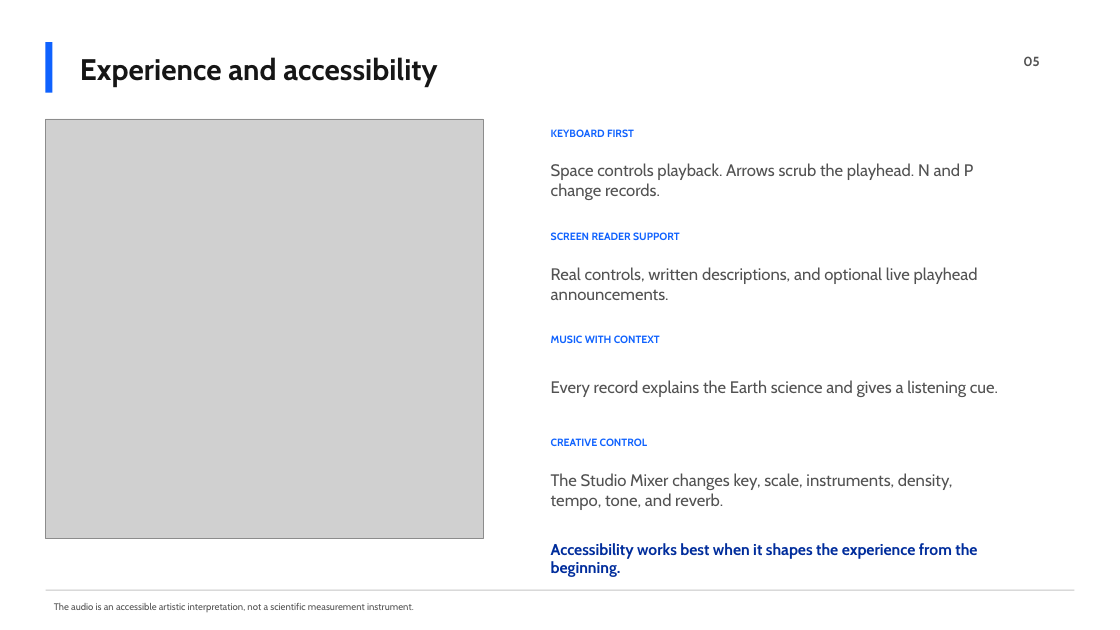
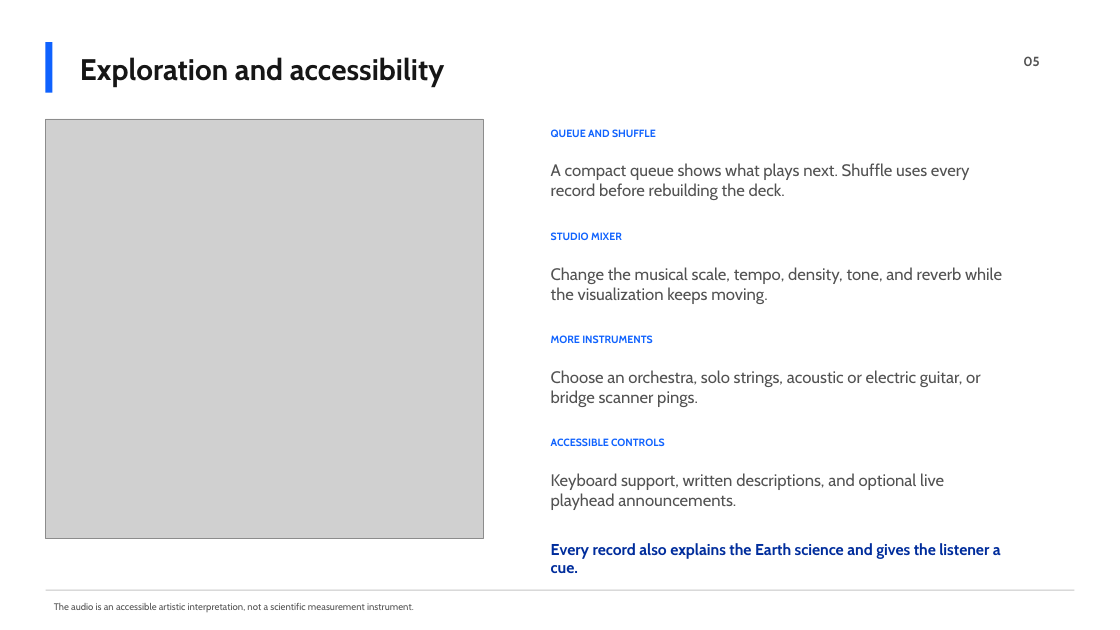
Before and after one commit to fumbles/spaceapps-earth-information-jukebox, a slide deck: slide 5 of earth-information-jukebox-student-pitch.pptx. Drawn at 1120x630 pixels with LibreOffice and Linux fonts; fonts in the diff are those of the drawing; grey boxes stand for pictures. Boxes give left, top, right and bottom in pixels: in the first picture for what was removed or moved away, otherwise in the second. Text is boxed around its words. In the diff, an @@ line names an element or a change of style, - is before the commit and + after.

```diff
--- a/earth-information-jukebox-student-pitch.pptx
+++ b/earth-information-jukebox-student-pitch.pptx
@@ text at <box>80,57,444,86</box>: text changed @@
-Experience and accessibility
+Exploration and accessibility
@@ text at <box>551,129,656,137</box>: text changed @@
-KEYBOARD FIRST
+QUEUE AND SHUFFLE
@@ text at <box>551,163,970,200</box>: text changed @@
-Space controls playback. Arrows scrub the playhead. N and P change records.
+A compact queue shows what plays next. Shuffle uses every record before rebuilding the deck.
@@ text at <box>551,232,622,240</box>: text changed @@
-SCREEN READER SUPPORT
+STUDIO MIXER
@@ text at <box>551,267,1002,304</box>: text changed @@
-Real controls, written descriptions, and optional live playhead announcements.
+Change the musical scale, tempo, density, tone, and reverb while the visualization keeps moving.
@@ text at <box>551,335,652,343</box>: text changed @@
-MUSIC WITH CONTEXT
+MORE INSTRUMENTS
@@ text at <box>551,370,981,407</box>: text changed @@
-Every record explains the Earth science and gives a listening cue.
+Choose an orchestra, solo strings, acoustic or electric guitar, or bridge scanner pings.
@@ text at <box>551,438,664,446</box>: text changed @@
-CREATIVE CONTROL
+ACCESSIBLE CONTROLS
@@ text at <box>551,473,944,510</box>: text changed @@
-The Studio Mixer changes key, scale, instruments, density, tempo, tone, and reverb.
+Keyboard support, written descriptions, and optional live playhead announcements.
@@ text at <box>551,543,1001,573</box>: text changed @@
-Accessibility works best when it shapes the experience from the beginning.
+Every record also explains the Earth science and gives the listener a cue.
```
Also in this commit, not shown: 3 other slides changed, 5 other files.
